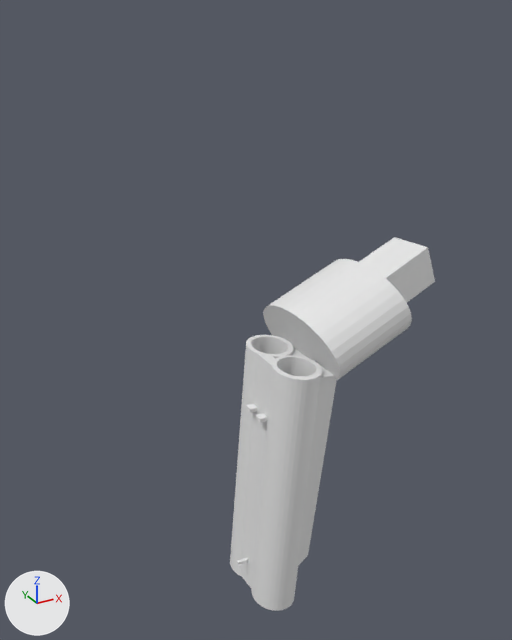
An edit to the Blender file shotgun.blend, drawn before and after from the same camera.
One viewpoint serves both versions: a 50 mm camera at (-6.0, -11.28, 9.14) aimed at (0.87, 1.21, 2.89). Arrows for +X, +Y and +Z are at lower left; the lights stay in place. Both versions are drawn at frame 25 of the action 'Cube.001Action.001'; the numbers are the values there.
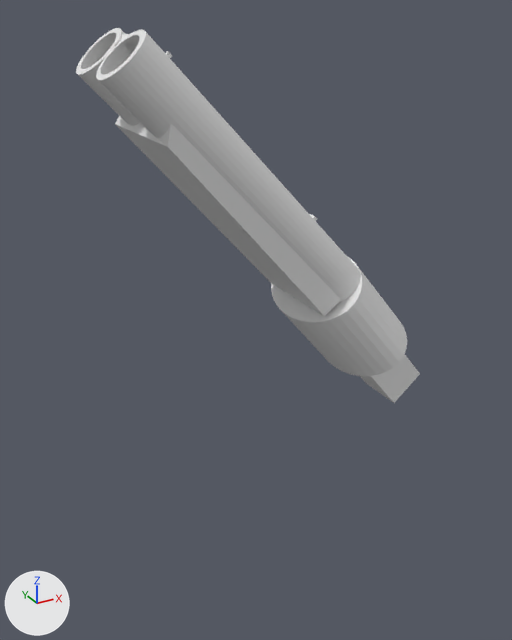
The change, as JSON lines over the scene's bpy script:
```json
{"block": "me_cube_003", "where": "# used by ob_cube_001; location = (1.22, 0.61, 2.6); rotation_euler = (0.419, -1.489, -0.403), in degrees (24, -85, -23); scale = (0.434, 1.17, 0.51)"}
{"op": "remove", "block": "me_cube_003", "code": "me_cube_003.from_pydata(...)  # 72 vertices, 32 faces; spans x -12.91..-1.09, y -0.91..0.96, z -1.51..-0.57"}
{"op": "add", "block": "me_cube_003", "code": "me_cube_003.from_pydata(...)  # 392 vertices, 208 faces; spans x -15.43..-0.93, y -0.98..0.97, z -1.51..1.29"}
{"block": "me_cube_003", "change": "me_cube_003 part 1: a new loose piece of 128 vertices spanning x -15.43..-0.93, y -0.98..0.0, z -1.2..0.98"}
{"block": "me_cube_003", "change": "me_cube_003 part 2: a new loose piece of 128 vertices spanning x -15.43..-0.93, y -0.01..0.97, z -1.2..0.98"}
{"block": "me_cube_003", "change": "me_cube_003 part 3: a new loose piece of 24 vertices spanning x -15.34..-0.95, y -0.32..0.34, z 0.28..0.87"}
{"op": "remove", "block": "ob_cylinder_002", "code": ["ob_cylinder_002 = bpy.data.objects.new('Cylinder.002', me_cylinder_002)", "ob_cylinder_002.location = (1.02, 0.15, -0.96)", "ob_cylinder_002.rotation_euler = (-0.0334, -3.078, 0.017)  # degrees (-1.9, -176, 1)", "ob_cylinder_002.scale = (0.52, 0.571, 3.14)"]}
{"op": "set", "path": "ob_cube_001.location", "old": "(1.22, 0.61, 2.6)", "new": "(2.42, 0.57, 3.62)"}
{"op": "set", "path": "ob_cube_001.rotation_euler", "old": "(0.419, -1.489, -0.403)", "new": "(0.0000725, 0.826, -0.00058)", "note": "degrees (24, -85, -23) -> degrees (0, 47, -0)"}
{"op": "remove", "block": "ob_cube_002", "code": ["ob_cube_002 = bpy.data.objects.new('Cube.002', me_cube_004)", "ob_cube_002.location = (0.99, 0.57, 3.61)", "ob_cube_002.rotation_euler = (0.47, -1.497, -0.454)  # degrees (27, -86, -26)", "ob_cube_002.scale = (1.36, 0.446, 0.092)"]}
{"op": "remove", "block": "ob_cube_003", "code": ["ob_cube_003 = bpy.data.objects.new('Cube.003', me_cube_005)", "ob_cube_003.location = (0.55, 0.8, -3.31)", "ob_cube_003.rotation_euler = (0.419, -1.489, -0.403)  # degrees (24, -85, -23)", "ob_cube_003.scale = (0.0479, 0.0337, 0.434)"]}
{"op": "remove", "block": "ob_cube_004", "code": ["ob_cube_004 = bpy.data.objects.new('Cube.004', me_cube_006)", "ob_cube_004.location = (0.63, 0.42, 0.91)", "ob_cube_004.rotation_euler = (0.419, -1.489, -0.403)  # degrees (24, -85, -23)", "ob_cube_004.scale = (0.0479, 0.0957, 0.151)", "_m = ob_cube_004.modifiers.new('Boolean', 'BOOLEAN')"]}
{"op": "remove", "block": "ob_cube_005", "code": ["ob_cube_005 = bpy.data.objects.new('Cube.005', me_cube_007)", "ob_cube_005.location = (0.88, 0.87, 0.9)", "ob_cube_005.rotation_euler = (0.419, -1.489, -0.403)  # degrees (24, -85, -23)", "ob_cube_005.scale = (0.049, 0.0979, 0.405)"]}
{"op": "set", "path": "ob_cylinder.location", "old": "(2.64, 0.75, 2.74)", "new": "(2.61, 0.58, 2.96)"}
{"op": "set", "path": "ob_cylinder.rotation_euler", "old": "(0.0719, -1.936, -0.0126)", "new": "(0.0, -0.697, 0.0)", "note": "degrees (4.1, -111, -0.7) -> degrees (0, -40, 0)"}
{"op": "set", "path": "ob_cube.location", "old": "(4.19, 0.86, 3.39)", "new": "(3.79, 0.58, 1.5)"}
{"op": "set", "path": "ob_cube.rotation_euler", "old": "(-0.0277, -0.359, 0.0953)", "new": "(0.0, 0.88, 0.0)", "note": "degrees (-1.6, -21, 5.5) -> degrees (0, 50, 0)"}
{"op": "remove", "block": "ob_cylinder_001", "code": ["ob_cylinder_001 = bpy.data.objects.new('Cylinder.001', me_cylinder_004)", "ob_cylinder_001.location = (1.0, 1.28, -0.92)", "ob_cylinder_001.rotation_euler = (-0.0334, -3.078, 0.017)  # degrees (-1.9, -176, 1)", "ob_cylinder_001.scale = (0.52, 0.571, 3.14)"]}
```

Changed parts and their boxes [x1, y1, x2, y2] in the pictures (512 x 640 px):
```json
{"object": "Cube.001", "change": "reshaped, moved, turned", "before": [292, 348, 337, 567], "after": [76, 28, 360, 316]}
{"object": "Cylinder", "change": "moved, turned", "before": [263, 259, 412, 380], "after": [271, 256, 407, 376]}
{"object": "Cylinder.002", "change": "deleted", "before": [251, 355, 322, 611]}
{"object": "Cube", "change": "moved, turned", "before": [359, 237, 435, 303], "after": [360, 354, 420, 403]}
{"object": "Cylinder.001", "change": "deleted", "before": [230, 335, 294, 577]}
{"object": "Cube.002", "change": "deleted", "before": [240, 353, 278, 589]}
{"object": "Cube.004", "change": "deleted", "before": [255, 413, 268, 423]}
{"object": "Cube.005", "change": "deleted", "before": [246, 404, 258, 413]}
{"object": "Cube.003", "change": "deleted", "before": [237, 558, 248, 565]}
{"part": 1, "of": "me_cube_003", "change": "added", "after": [96, 29, 360, 302]}
{"part": 2, "of": "me_cube_003", "change": "added", "after": [76, 28, 139, 126]}
{"part": 3, "of": "me_cube_003", "change": "added", "after": [122, 33, 138, 53]}
```
